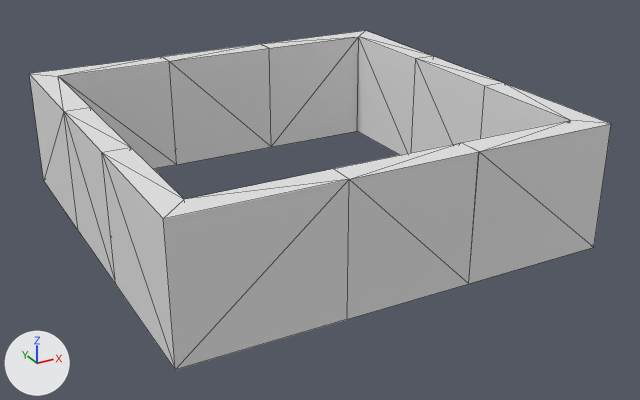
The glTF model Assets/Models/BuildingBlocks/BasicWallSet.glb as it was, and as the next commit left it.
Camera for both pictures: a camera (50 mm lens) standing at (-3.6, -4.55, 3.08) and looking at (-0.39, 1.28, 0.17). Lighting does not change. The marker at lower left points along +X, +Y and +Z. Mesh edges are drawn as thin lines. Where no turn or scale is listed for an object, it has been applied to the vertices. Vertices at the same position are counted once.

The first picture shows 'Corner_BL', 'Corner_BR', 'Corner_LB', 'Corner_LT', 'Corner_RB', 'Corner_RT', 'Corner_TL', 'Corner_TR', 'WallL', 'Wall_B', 'Wall_F', 'Wall_R'.
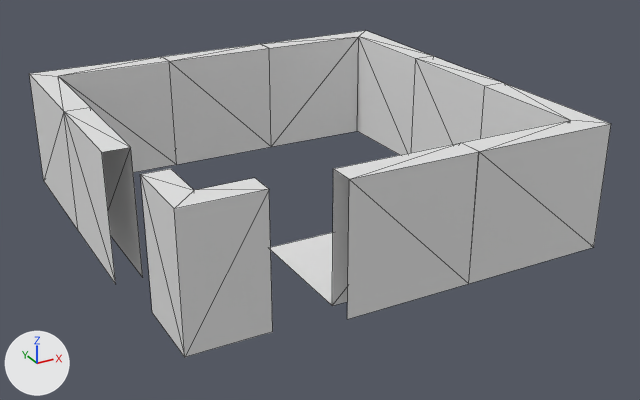
Commit message: Added wall building!eed to figure out the edge cases of inner corners

Where the newer file only moved an object's origin or applied its transform, the numbers keep the older frame.

Where the change shows, as pixel boxes [x1, y1, x2, y2] in the pictures (640 x 400 px):
'Corner_BL', reshaped, moved (28% narrower, 6% shorter)
    before: [163, 169, 349, 370]
    after: [140, 169, 273, 357]
'Corner_LB', deleted
    before: [102, 147, 184, 369]
'Floor', unchanged, uncovered by the edit
    after: [270, 232, 333, 305]

The change, as a diff of the scene's bpy script:
```diff
--- a/Assets/Models/BuildingBlocks/BasicWallSet.glb.py
+++ b/Assets/Models/BuildingBlocks/BasicWallSet.glb.py
@@ me_cube_018 @@
 # used by ob_corner_bl; location = (-1.0, -0.2, 0.0)
-me_cube_018.from_pydata(...)  # 8 vertices, 6 faces; spans x -1.2..-0.001, y 0.0..0.2, z 0.0..1.0
+me_cube_018.from_pydata(...)  # 16 vertices, 12 faces; spans x -0.1..0.5, y -0.1..0.5, z 0.0..1.0
+# me_cube_018 part 1: the whole mesh is rebuilt
@@ ob_corner_bl @@
 ob_corner_bl = bpy.data.objects.new('Corner_BL', me_cube_018)
-ob_corner_bl.location = (-1.0, -0.2, 0.0)
+ob_corner_bl.location = (-2.0, 0.0, 0.0)
@@ ob_corner_lb @@
-ob_corner_lb = bpy.data.objects.new('Corner_LB', me_cube_019)
-ob_corner_lb.location = (-2.0, 1.0, 0.0)
```
